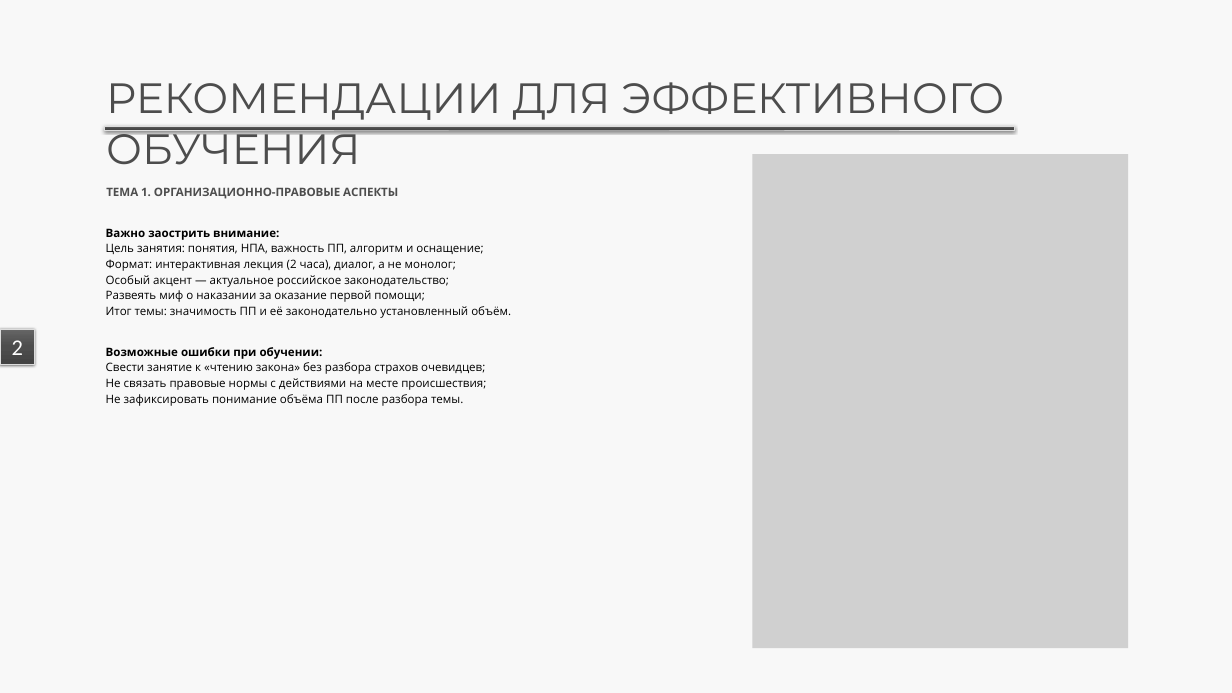
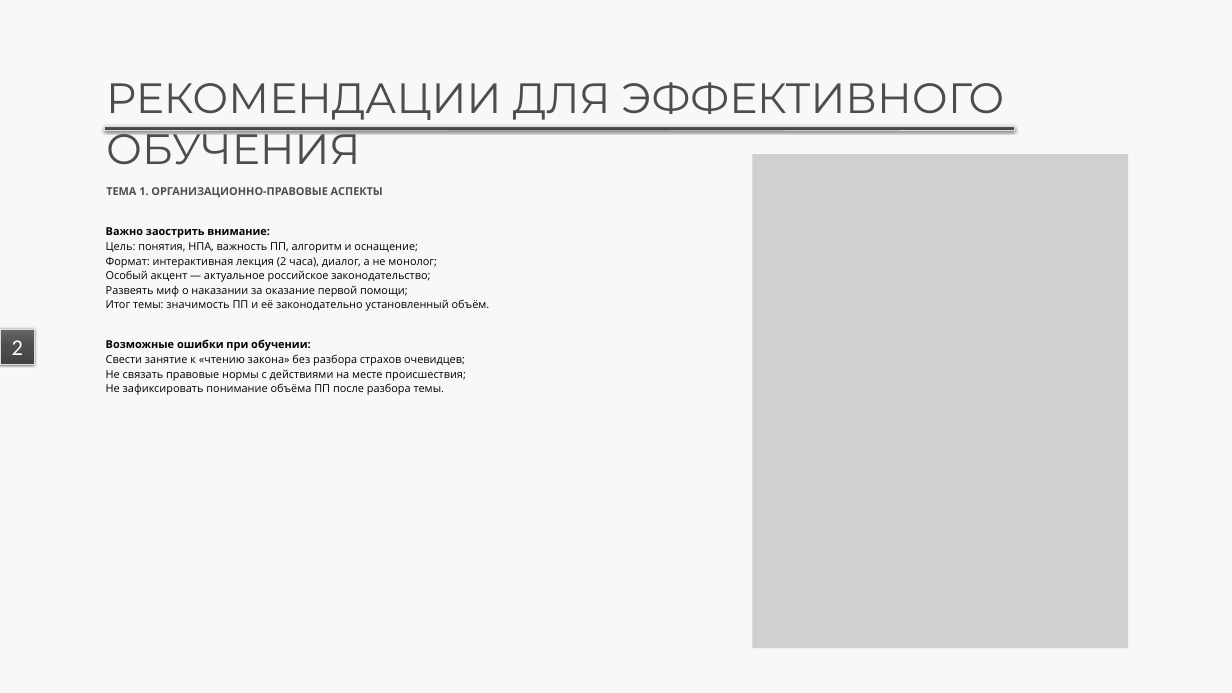
Before and after one commit to lysakalenushka-hash/-, a slide deck: slide 2 of presentations/1.1_Organizatsionno-pravovye_aspekty_rekomendatsii.pptx. Drawn at 1232x693 pixels with LibreOffice and Linux fonts; fonts in the diff are those of the drawing; grey boxes stand for pictures. Boxes give left, top, right and bottom in pixels: in the first picture for what was removed or moved away, otherwise in the second. Text is boxed around its words. In the diff, an @@ line names an element or a change of style, - is before the commit and + after.

```diff
--- a/presentations/1.1_Organizatsionno-pravovye_aspekty_rekomendatsii.pptx
+++ b/presentations/1.1_Organizatsionno-pravovye_aspekty_rekomendatsii.pptx
@@ text at box(106, 187, 490, 395): size 18 to 17 pt @@
@@ text at box(106, 242, 418, 253): text changed; size 18 to 17 pt @@
-Цель занятия: понятия, НПА, важность ПП, алгоритм и оснащение;
+Цель: понятия, НПА, важность ПП, алгоритм и оснащение;
```
Also in this commit, not shown: 11 other slides changed, 24 other files.
